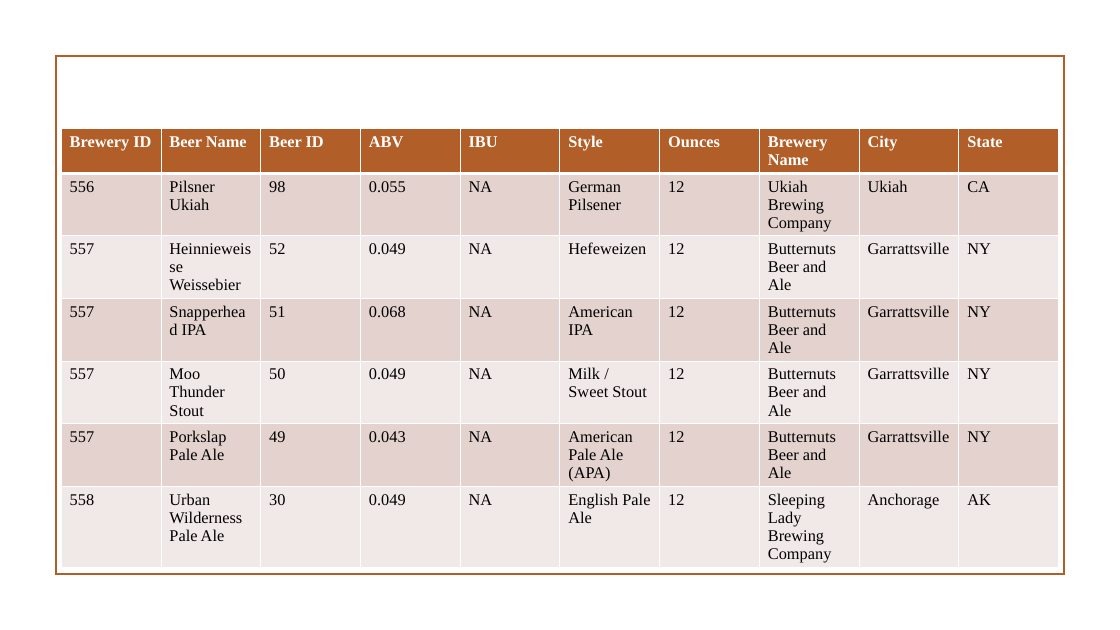
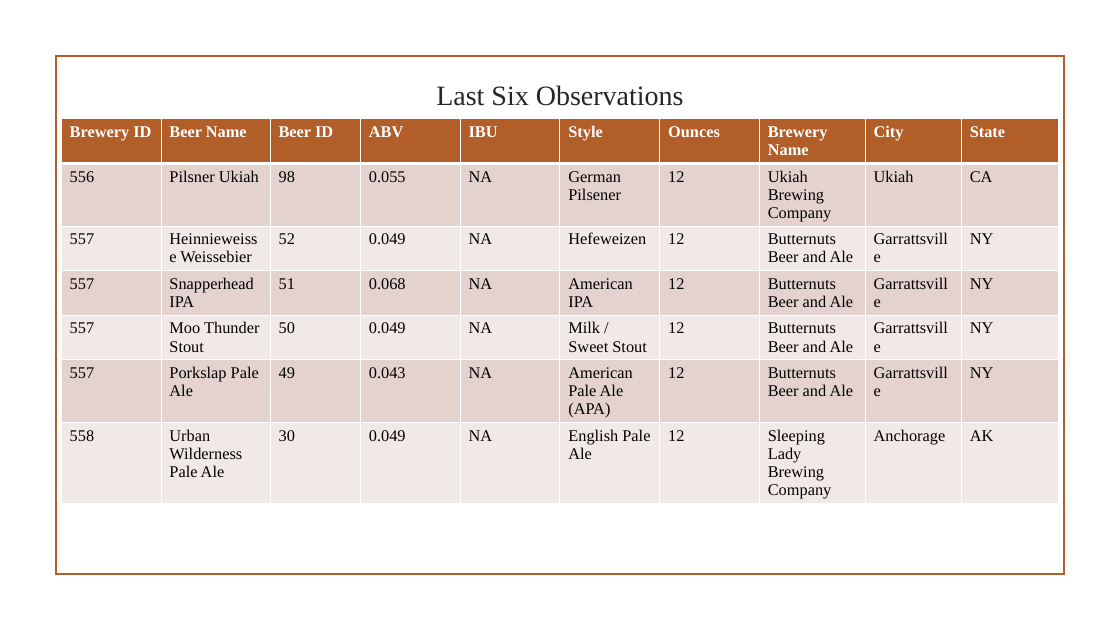
Before and after one commit to daveknockwin/MSDSCaseStudy1, a slide deck: slide 8 of The Pursuit of Hoppiness.pptx (slide 7 before the commit). Drawn at 1120x630 pixels with LibreOffice and Linux fonts; fonts in the diff are those of the drawing; background and template pictures are left out. Boxes give left, top, right and bottom in pixels: in the first picture for what was removed or moved away, otherwise in the second. Text is boxed around its words. In the diff, an @@ line names an element or a change of style, - is before the commit and + after.

```diff
--- a/The Pursuit of Hoppiness.pptx
+++ b/The Pursuit of Hoppiness.pptx
@@ text added at (x1=436, y1=85, x2=684, y2=106), 24 pt, text #262626 @@
+Last Six Observations
@@ table resized from (x1=61, y1=129, x2=1061, y2=580) to (x1=61, y1=119, x2=1060, y2=512) @@
```
Also in this commit, not shown: 16 other slides changed, 8 slides added, 3 slides removed.
